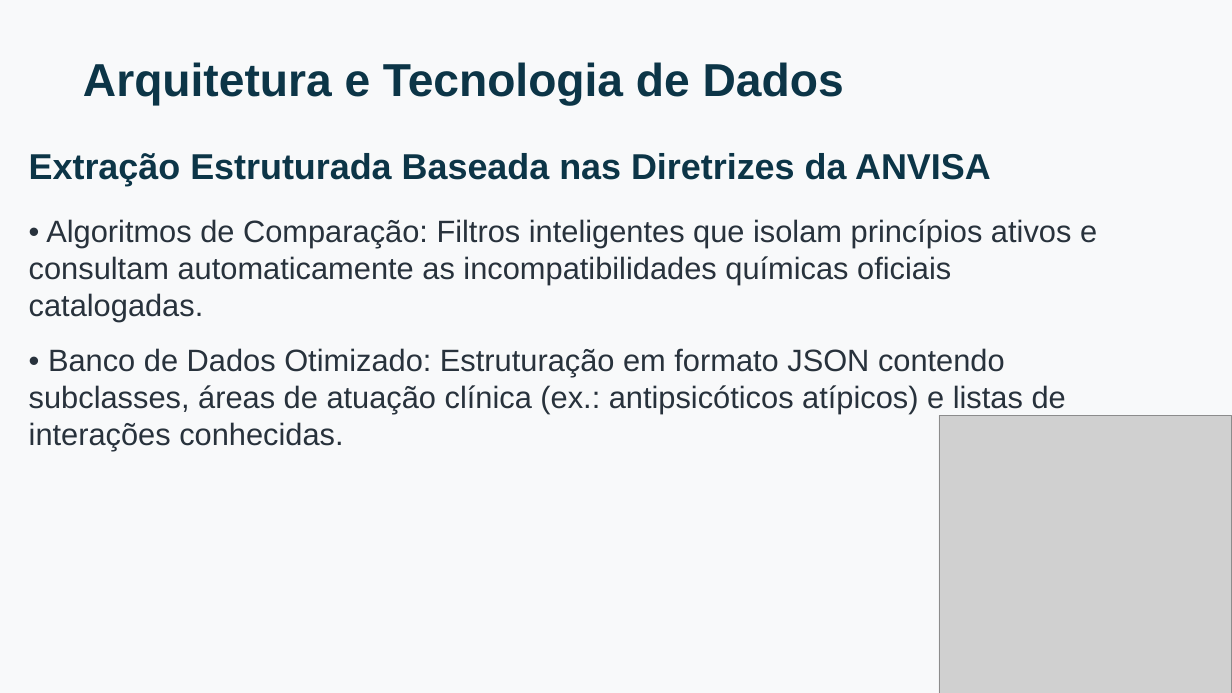
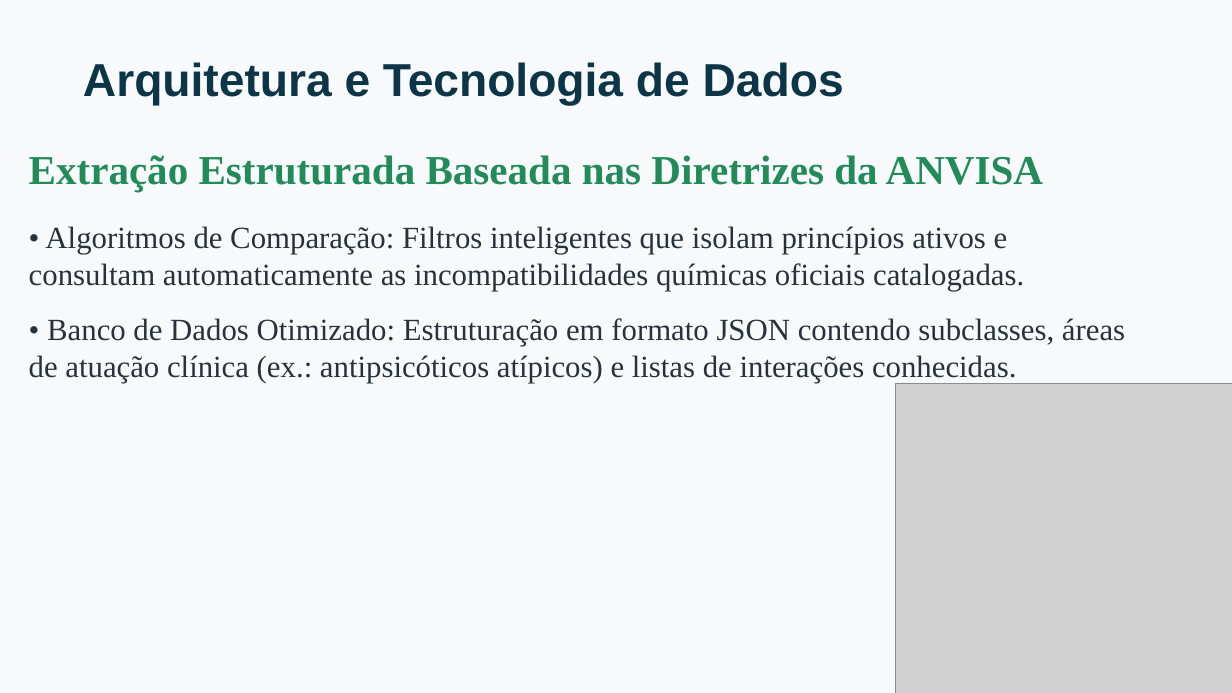
Before and after one commit to Adrian-1BoS/Infomed, a slide deck: slide 12 of data/images/Apresentacao_InfoMed.pptx (slide 8 before the commit). Drawn at 1232x693 pixels with LibreOffice and Linux fonts; fonts in the diff are those of the drawing; grey boxes stand for pictures. Boxes give left, top, right and bottom in pixels: in the first picture for what was removed or moved away, otherwise in the second. Text is boxed around its words. In the diff, an @@ line names an element or a change of style, - is before the commit and + after.

Commit message:
Adição n8n publicado e incompatibilidade salva no db

```diff
--- a/data/images/Apresentacao_InfoMed.pptx
+++ b/data/images/Apresentacao_InfoMed.pptx
@@ text "Extração Estruturada Baseada nas Diretrizes ..." at (29,155,1125,383): size 28 to 32 pt, text colour #0C3547 to #228B5A in "Extração Estruturada Baseada nas Diretrizes da ANVISA"; font Arial to Times New Roman @@
@@ picture: place and size @@
-picture at (939,416,1232,693)
+picture at (896,384,1232,693)
```
Also in this commit, not shown: 8 other slides changed, 5 slides added, 1 slide removed, 5 other files.
